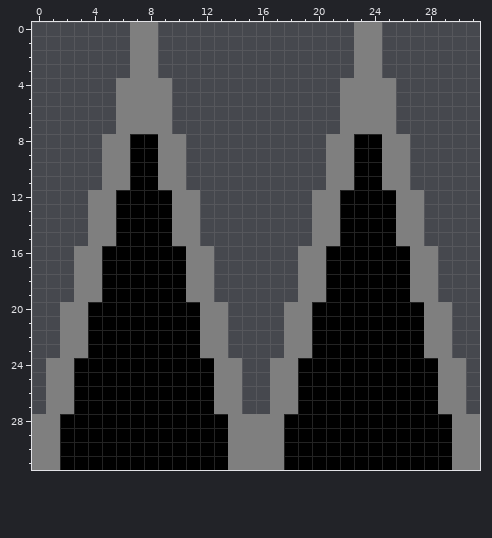
Pixel-art sprite: assets/textures/default/tiles/spike.png. The first picture shows the starting point.
The file is 32x32 pixels.
The same view after the edit:
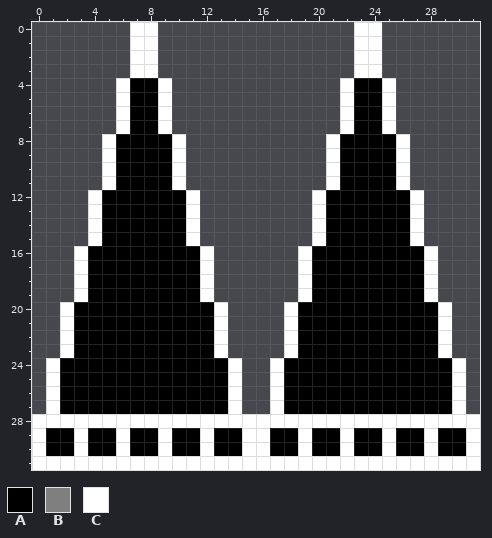
Palette (. is transparent): A #000000  B #7f7f7f  C #ffffff
The exact change:
The edit turns colour B into colour A in rows 4 to 7 at x 7 to 8 and 23 to 24; in rows 8 to 11 at x 6, 9, 22 and 25; in rows 12 to 15 at x 5, 10, 21 and 26; in rows 16 to 19 at x 4, 11, 20 and 27; in rows 20 to 23 at x 3, 12, 19 and 28; in rows 24 to 27 at x 2, 13, 18 and 29.
The edit turns colour B into colour A in rows 29 to 30 at x 1, 14, 17 and 30.
The edit turns colour A into colour C in row 28 at x 2 to 13 and 18 to 29; in rows 29 to 30 at x 3, 6, 9, 12, 19, 22, 25 and 28; in row 31 at x 2 to 13 and 18 to 29.
The edit turns colour B into colour C in rows 0 to 3 at x 7 to 8 and 23 to 24; in rows 4 to 7 at x 6, 9, 22 and 25; in rows 8 to 11 at x 5, 10, 21 and 26; in rows 12 to 15 at x 4, 11, 20 and 27; in rows 16 to 19 at x 3, 12, 19 and 28; in rows 20 to 23 at x 2, 13, 18 and 29.
The edit turns colour B into colour C in rows 24 to 27 at x 1, 14, 17 and 30; in row 28 at x 0 to 1, 14 to 17 and 30 to 31; in rows 29 to 30 at x 0, 15 to 16 and 31; in row 31 at x 0 to 1, 14 to 17 and 30 to 31.
